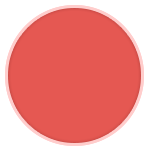
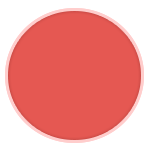
Layer changes from the first 150px x 150px image to the second:
painted on "rice" over left=5, top=5, right=144, bottom=146
painted on "noodle" over left=5, top=5, right=144, bottom=146
